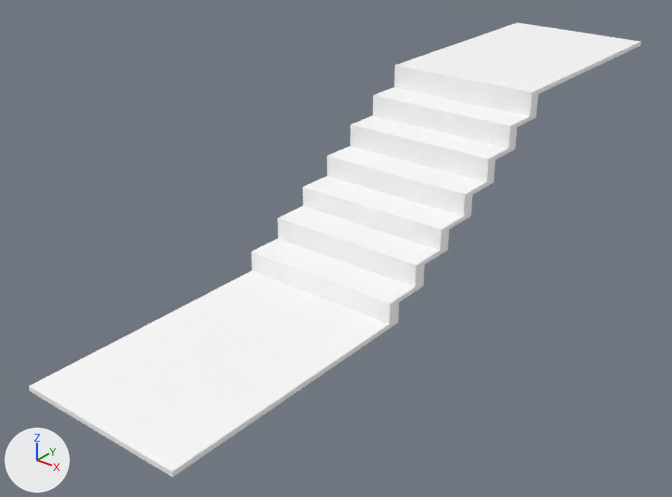
Two versions of the glTF model assets/synty/simple_fantasy_interiors/models/SM_Prop_Rug_Stairs_03.glb, one commit apart.
One viewpoint serves both versions: a 50 mm camera at (0.1018, -0.138, 0.0422) aimed at (0.0187, -0.0341, -0.0222). Lighting does not change. The marker at lower left points along +X, +Y and +Z.

Objects in the first picture: 'SM_Prop_Rug_Stairs_03'.
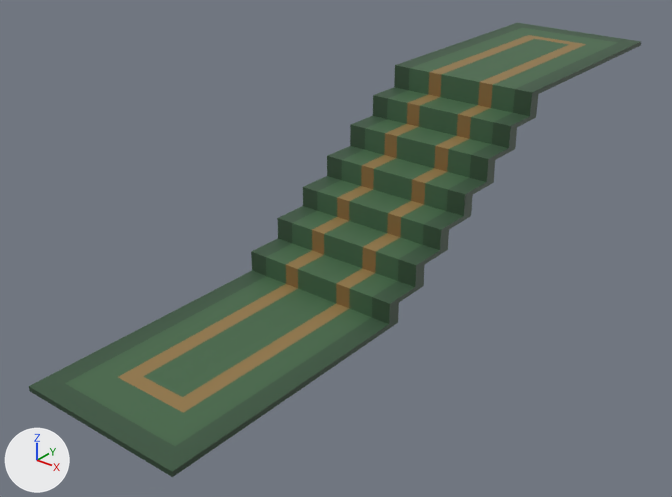
Location of each change, [x1, y1, x2, y2] in pixels of the pictures (672 x 497 px):
'SM_Prop_Rug_Stairs_03', surface changed (white to green): [29, 23, 641, 477] in both

What changed in the scene script:
```text
Add img_simplefantasyinteriorstexture:
    img_simplefantasyinteriorstexture = load_image('SimpleFantasyInteriorsTexture', '_unpacked/SimpleFantasyInteriorsTexture', 1024, 1024, 'sRGB')
Change mat_lambert1:
    remove mat_lambert1.base_color = (1.0, 1.0, 1.0)  # white #ffffff
    add mat_lambert1.texture = img_simplefantasyinteriorstexture
```
